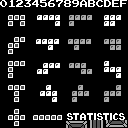
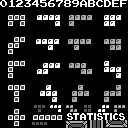
The second 128px x 128px image is a revision of the first. Changes to its layers:
painted on "game_tileset.png" over [32, 105, 125, 125]
